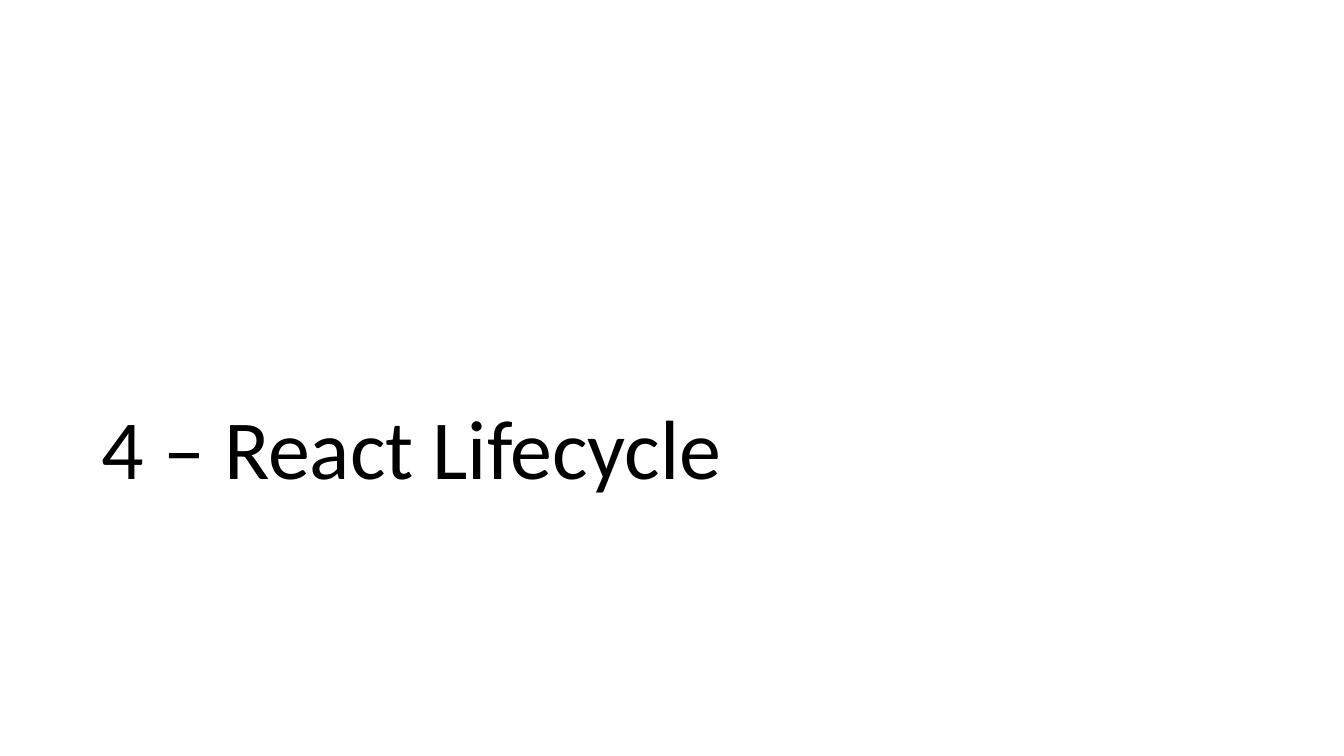
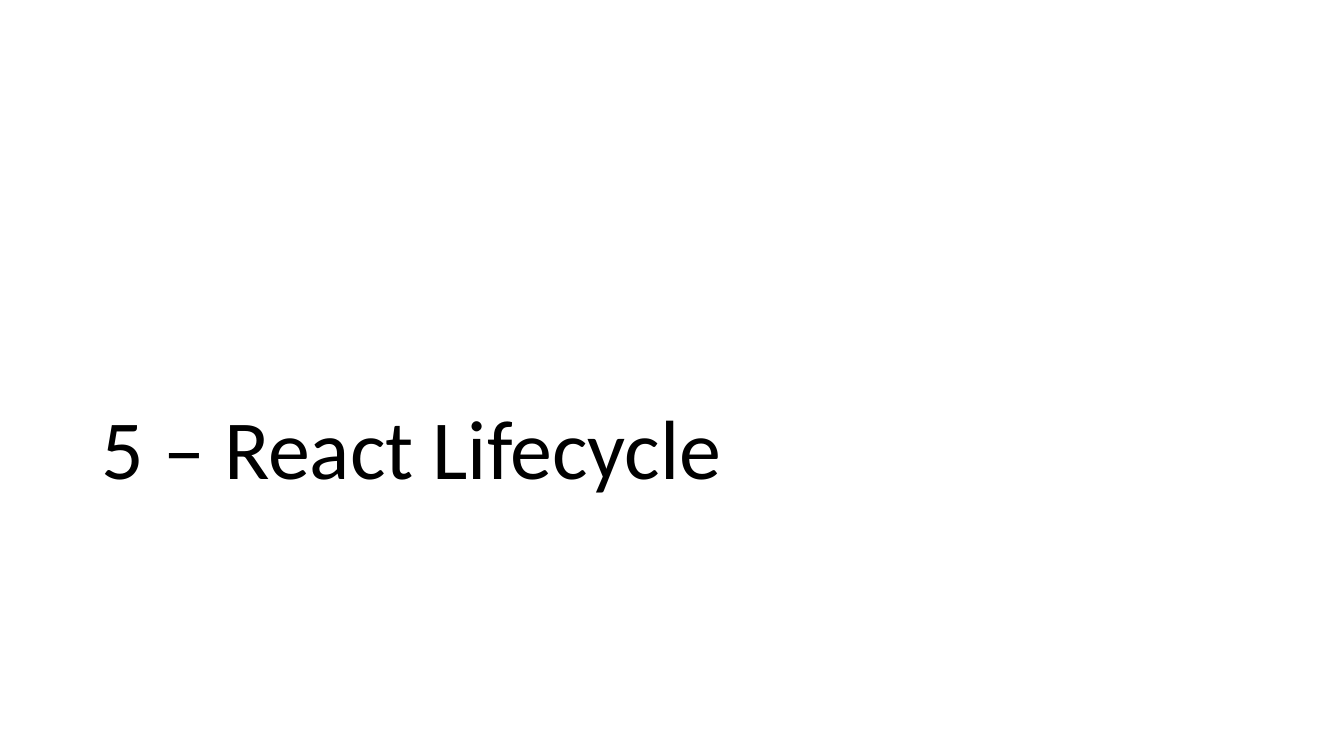
Before and after one commit to samuelgaudreau/formation-front-end-3, a slide deck: slide 31 of part-2/React-Perfo.pptx (slide 18 before the commit). Drawn at 1344x756 pixels with LibreOffice and Linux fonts; fonts in the diff are those of the drawing. Boxes give left, top, right and bottom in pixels: in the first picture for what was removed or moved away, otherwise in the second. Text is boxed around its words. In the diff, an @@ line names an element or a change of style, - is before the commit and + after.

Commit message:
Update du powerpoint React Under the hood

```diff
--- a/part-2/React-Perfo.pptx
+++ b/part-2/React-Perfo.pptx
@@ title at [102,420,722,493]: text changed @@
-4 – React Lifecycle
+5 – React Lifecycle
```
Also in this commit, not shown: 13 other slides changed, 4 slides added, 1 slide removed.
